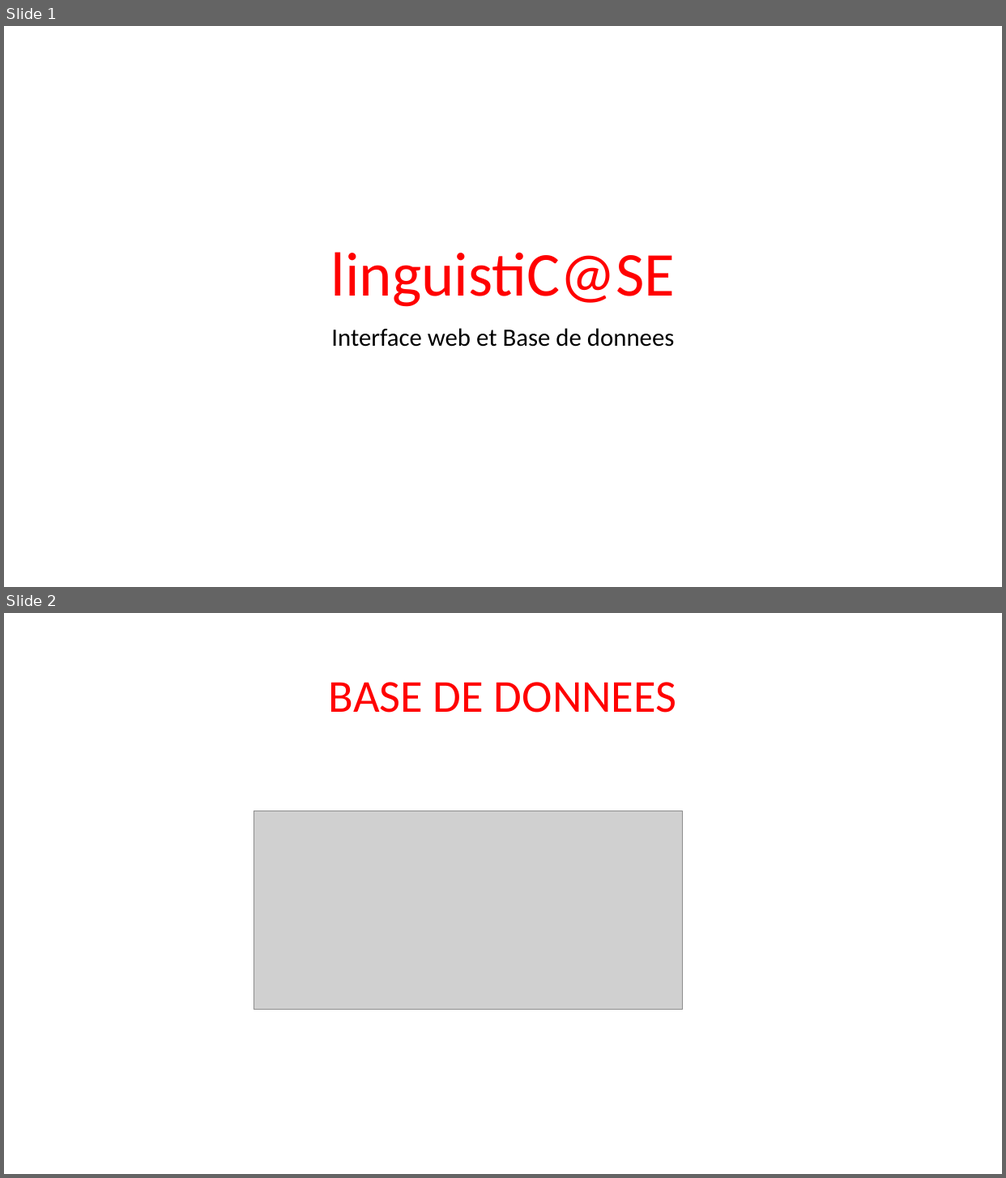
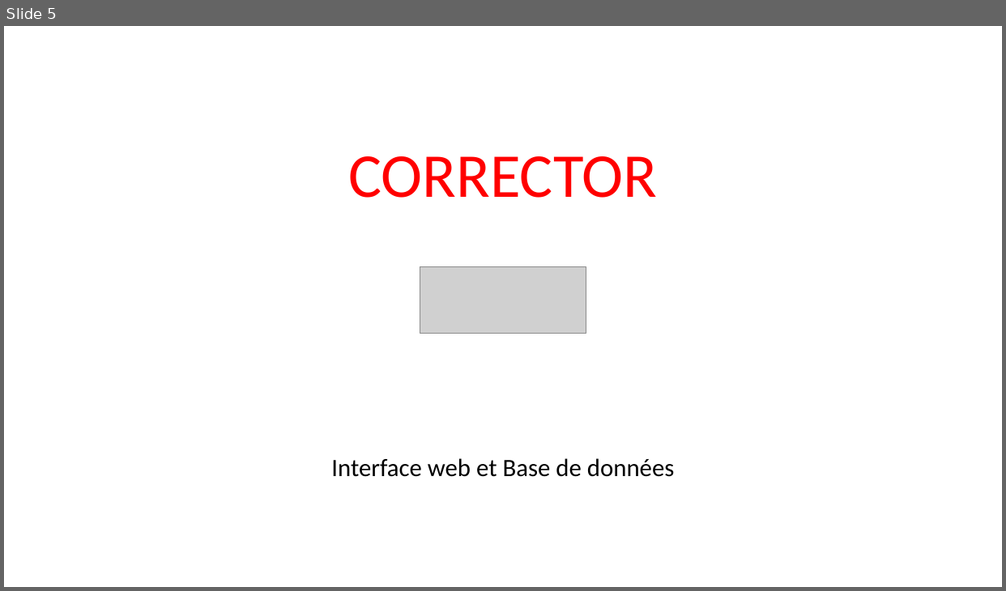
Before and after one commit to Sle3pingForest/StageL3, a slide deck: RapportNam/Nouveau Microsoft PowerPoint Presentation.pptx. Shown one above the other, each under a label of ours: slides 1 and 2 before the commit, slide 5 after it. The pictures are 1006x1178 and 1006x591 pixels, drawn with LibreOffice and Linux fonts; fonts in the diff are those of the drawing; grey boxes stand for pictures. Boxes give left, top, right and bottom in pixels: in the first picture for what was removed or moved away, otherwise in the second. Text is boxed around its words. In the diff, an @@ line names an element or a change of style, - is before the commit and + after.

```diff
--- a/RapportNam/Nouveau Microsoft PowerPoint Presentation.pptx
+++ b/RapportNam/Nouveau Microsoft PowerPoint Presentation.pptx
@@ slide 2 removed at box(4, 613, 1002, 1174), background #FFFFFF @@
@@ title removed at box(329, 682, 676, 713) @@
-BASE DE DONNEES
@@ picture removed at box(254, 811, 683, 1010) @@
@@ what was slide 1 is now slide 5 @@
@@ slide 5 changed as well @@
@@ title at box(348, 156, 657, 198): text changed @@
-linguistiC@SE
+CORRECTOR
@@ picture added at box(420, 267, 586, 334) @@
@@ subtitle at box(331, 459, 674, 477): text changed @@
-Interface web et Base de donnees
+Interface web et Base de données
```
Also in this commit, not shown: 5 other slides changed, 7 slides added, 3 other slides removed, 4 other files.
